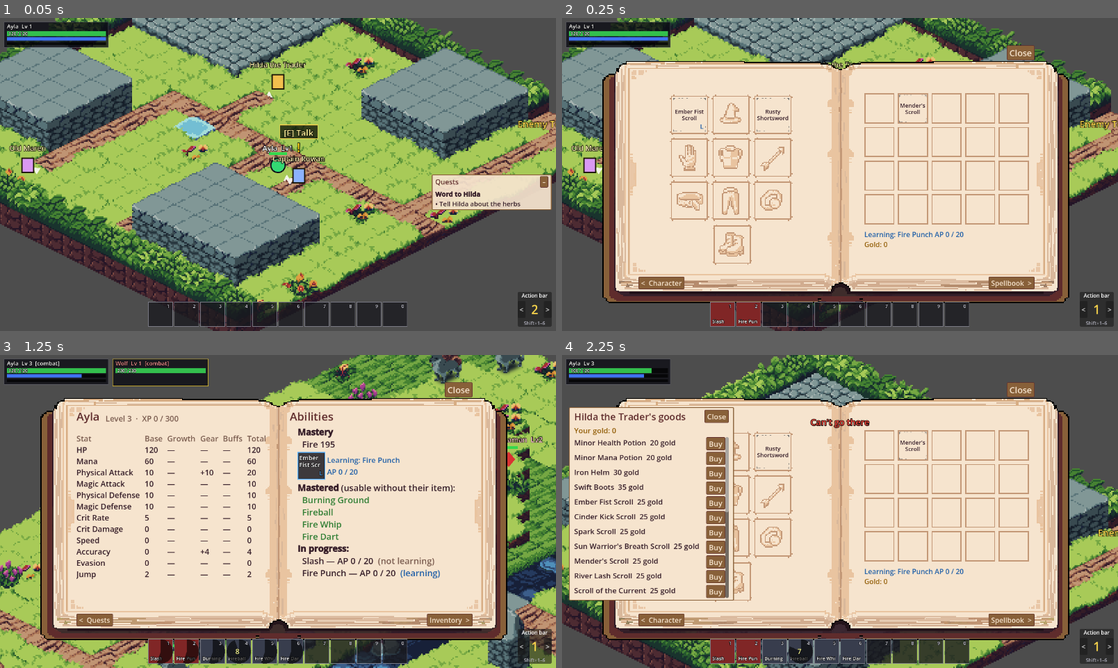
Above: before the commit, frames 1-4 (two rows, left to right).
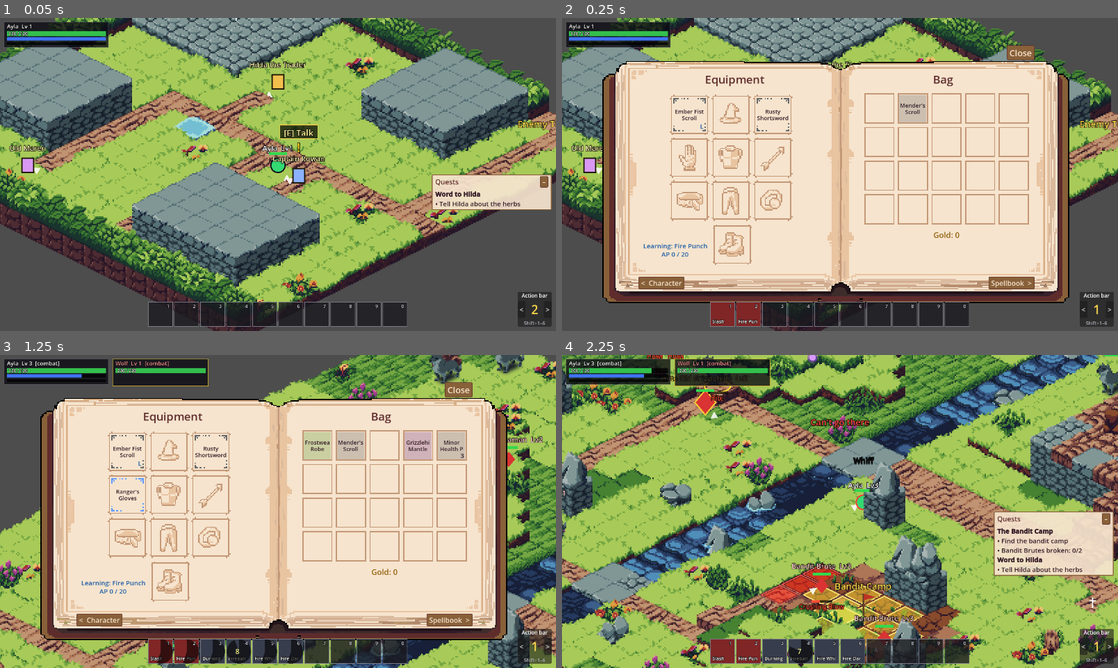
Above: after the commit, the same moments.

Repository: victorduvergermacarons-lang/Final-Wars
Game: Godot game, scene res://tests/visual/shots.tscn
Same seed, same stepped clock (60 frames per second), same inputs: the game is played once before the commit and once after it. This scene is started directly instead of the project's main scene.
Inputs (mouse positions are in pixels of both pictures, inside the frame that each line leads up to):
- Up to frame 1 (0.05 s): no input
- Up to frame 2 (0.25 s): no input
- Up to frame 3 (1.25 s): tap Enter at 0.5 s; drag from (55, 370) to (333, 442) at 0.52 s
- Up to frame 4 (2.25 s): drag from (873, 464) to (812, 574) at 1.27 s; move the mouse to (723, 373) at 2.02 s; hold D (move_right) from 2.03 s (still down); hold R (release) from 2.03 s (still down); click (723, 373) at 2.17 s

Frame 1 is identical in both runs. In frame 2, 1.0% of the frame differs, in the area x 14-73%, y 18-77%; in frame 3, 9.3%; in frame 4, 92%, in the area x 0-100%, y 0-100%.

Commit message:
Inventory page: titles back, learning text and gold placed, bag tints
User request (slot mapping confirmed).

- "Equipment" and "Bag" head the pages again.
- The learning text sits left of the boots; gold is centred under the
  bag.
- Equipment slots show the full drawn rarity border; bag slots are
  tinted with the rarity's colour instead of a squeezed border.
- Screenshot test: an inventory with every rarity (one worn).

Co-Authored-By: Claude Opus 5.5 <noreply@anthropic.com>

Diff:
--- a/tests/visual/shots.gd
+++ b/tests/visual/shots.gd
@@ -152,6 +152,11 @@
 	# the learning slot, the character sheet, the spellbook.
 	hud.inventory_window.visible = true
 	await _shot("9_learning_slot")
+	# Every rarity: Uncommon, Rare and Epic in the bag (tinted), one worn (its border).
+	for id in [&"frostweave_robe", &"rangers_gloves", &"grizzlehide_mantle", &"minor_health_potion"]:
+		hero.bag.add(cd.items[id], 3 if id == &"minor_health_potion" else 1)
+	hero.equip_from_bag(hero.bag.index_of(cd.items[&"rangers_gloves"]))
+	await _shot("9a_inventory_rarities")
 	hud._character.visible = true
 	await _shot("9b_character_sheet")
 	hud._spellbook.visible = true
--- a/ui/hud/inventory_window.gd
+++ b/ui/hud/inventory_window.gd
@@ -3,8 +3,9 @@
 ## Inventory (B), drawn by hand on the menu book (Layer 4 of
 ## art/menu_book.aseprite: assets/ui/inventory_page.png): the learning slot and
 ## the nine equipment slots on the left page, the bag on the right. Each slot
-## sits on its frame in the art, in art pixels (measured on the art); the learning
-## text and your gold go under the bag.
+## sits on its frame in the art, in art pixels (measured on the art). The titles
+## head the pages; the learning text sits beside the boots, your gold under the
+## bag.
 
 const BAG_COLUMNS := 5
 const PAGE_ART := preload("res://assets/ui/inventory_page.png")
@@ -21,16 +22,17 @@
 const BAG_FRAME := Vector2(26, 26)
 const BAG_AT := Vector2(261, 65)
 const BAG_STEP := 29.0
-## Under the bag on the right page: what is being learned, and gold.
-const INFO_AT := Rect2(261, 182, 142, 38)
+## Beside the boots on the left page: what is being learned. Under the bag on the
+## right page: gold.
+const LEARNING_TEXT_AT := Rect2(68, 180, 60, 40)
+const GOLD_AT := Rect2(261, 182, 142, 14)
 
 var hud: Hud
 var _confirm: ConfirmationDialog
 var _pending_destroy := -1
 var _gold: Label
 var _learning: Label
-var _info: VBoxContainer
-## [ItemSlotView, art rect] for every slot on the page.
+## [Control, art rect] for everything placed on the drawn page.
 var _placed: Array = []
 
 
@@ -38,42 +40,50 @@
 	super()
 	hud = p_hud
 	page_art = PAGE_ART
-	_place_slot(ItemSlotView.new(hud, ItemSlotView.Kind.LEARNING, 0), Rect2(LEARNING_AT, EQUIP_FRAME))
+	for page in [left, right]:
+		var heading := BookSpread.title("Equipment" if page == left else "Bag")
+		heading.horizontal_alignment = HORIZONTAL_ALIGNMENT_CENTER
+		page.add_child(heading)
+	_on_page(ItemSlotView.new(hud, ItemSlotView.Kind.LEARNING, 0), Rect2(LEARNING_AT, EQUIP_FRAME))
 	for slot in EQUIP_AT:
-		_place_slot(ItemSlotView.new(hud, ItemSlotView.Kind.EQUIP, slot), Rect2(EQUIP_AT[slot], EQUIP_FRAME))
+		_on_page(ItemSlotView.new(hud, ItemSlotView.Kind.EQUIP, slot), Rect2(EQUIP_AT[slot], EQUIP_FRAME))
 	for i in Bag.DEFAULT_SIZE:
 		var at := BAG_AT + Vector2(i % BAG_COLUMNS, i / BAG_COLUMNS) * BAG_STEP
-		_place_slot(ItemSlotView.new(hud, ItemSlotView.Kind.BAG, i), Rect2(at, BAG_FRAME))
-	_info = VBoxContainer.new()
-	_info.add_theme_constant_override("separation", 0)
-	add_child(_info)
+		_on_page(ItemSlotView.new(hud, ItemSlotView.Kind.BAG, i), Rect2(at, BAG_FRAME))
 	_learning = Label.new()
 	_learning.autowrap_mode = TextServer.AUTOWRAP_WORD_SMART
-	_learning.add_theme_font_size_override("font_size", 16)
+	_learning.horizontal_alignment = HORIZONTAL_ALIGNMENT_CENTER
+	_learning.vertical_alignment = VERTICAL_ALIGNMENT_CENTER
+	_learning.add_theme_font_size_override("font_size", 15)
+	_learning.add_theme_constant_override("line_spacing", -3)
 	_learning.add_theme_color_override("font_color", Color(UiPalette.BLUE))
-	_info.add_child(_learning)
+	_on_page(_learning, LEARNING_TEXT_AT)
 	_gold = Label.new()
-	_gold.add_theme_font_size_override("font_size", 16)
+	_gold.horizontal_alignment = HORIZONTAL_ALIGNMENT_CENTER
+	_gold.add_theme_font_size_override("font_size", 18)
 	_gold.add_theme_color_override("font_color", Color(UiPalette.GOLD))
-	_info.add_child(_gold)
+	_on_page(_gold, GOLD_AT)
 	_confirm = ConfirmationDialog.new()
 	_confirm.confirmed.connect(_on_destroy_confirmed)
 	add_child(_confirm)
 
 
-func _place_slot(view: ItemSlotView, art_rect: Rect2) -> void:
-	view.on_page = true
-	add_child(view)
-	_placed.append([view, art_rect])
+## Puts `c` on the drawn page at `art_rect` (book pixels); slots are drawn the
+## page's way (ItemSlotView.on_page).
+func _on_page(c: Control, art_rect: Rect2) -> void:
+	if c is ItemSlotView:
+		c.on_page = true
+	add_child(c)
+	_placed.append([c, art_rect])
 
 
-## Slots go on their frames in the art; this control is the spread, laid out at
-## the book's 1080p size (BookView.REF_ART_SCALE units per art pixel).
+## The titles head the pages; slots go on their frames in the art. This control
+## is the spread, laid out at the book's 1080p size (BookView.REF_ART_SCALE units
+## per art pixel).
 func lay_out(left_rect: Rect2, right_rect: Rect2) -> void:
 	super.lay_out(left_rect, right_rect)
 	for p in _placed:
 		_put(p[0], p[1])
-	_put(_info, INFO_AT)
 
 
 static func _put(c: Control, art_rect: Rect2) -> void:
@@ -102,4 +112,4 @@
 	var hero: Hero = hud.session.local_hero()
 	if visible and hero != null:
 		_gold.text = "Gold: %d" % hero.gold
-		_learning.text = LearningRow.text_for(hero).replace("\n", " ")
+		_learning.text = LearningRow.text_for(hero)
--- a/ui/hud/item_slot_view.gd
+++ b/ui/hud/item_slot_view.gd
@@ -21,7 +21,10 @@
 	preload("res://assets/ui/rarity/common.png"), preload("res://assets/ui/rarity/uncommon.png"),
 	preload("res://assets/ui/rarity/rare.png"), preload("res://assets/ui/rarity/epic.png"),
 ]
-static var _rarity_styles := {}
+## A bag slot with an item is tinted with its rarity's colour (the borders' colours),
+## this much over the paper.
+const RARITY_TINTS: Array[Color] = [Color("696a6a"), Color("629e39"), Color("639bff"), Color("76428a")]
+const BAG_TINT := 0.3
 
 var hud: Hud
 var kind: Kind
@@ -103,25 +106,25 @@
 
 ## A slot drawn on the inventory page art (assets/ui/inventory_page.png): the
 ## frame and the empty-slot picture are in the art, so an empty slot draws
-## nothing. With an item: paper over the picture, the item's rarity border (the
-## art's 28×29 frames, centred; squeezed to fit a smaller bag slot), and its name
-## in ink, until items have icons.
+## nothing. With an item: an equipment slot covers its picture with paper and
+## shows the item's full rarity border (the art's 28×29 frames, centred as
+## drawn); a bag slot is tinted with the rarity's colour. Then the item's name in
+## ink, until items have icons.
 func _draw_on_page() -> void:
 	var it := item()
 	if it == null:
 		return
 	var px := BookView.REF_ART_SCALE # UI units per art pixel on the page
 	var rect := Rect2(Vector2.ZERO, size)
-	# Inside the frame line: equipment frames draw it 1 art pixel in (their corner
-	# dots stick out), bag frames on the edge.
-	var line_in := 1.0 if kind == Kind.BAG else 2.0
-	draw_rect(rect.grow(-line_in * px), UiPalette.PAPER)
-	var border := RARITY_BORDERS[it.rarity]
-	var border_size := Vector2(border.get_size()) * px
-	var box := Rect2(((size - border_size) * 0.5).round(), border_size.round())
-	if border_size.x > size.x - 2.0 * px:
-		box = rect.grow(-px) # a bag slot: smaller than the border
-	_rarity_style(it.rarity).draw(get_canvas_item(), box)
+	if kind == Kind.BAG:
+		# The frame line is on the edge of a bag frame.
+		draw_rect(rect.grow(-px), UiPalette.PAPER.lerp(RARITY_TINTS[it.rarity], BAG_TINT))
+	else:
+		# Equipment frames draw their line 1 art pixel in (their corner dots stick out).
+		draw_rect(rect.grow(-2.0 * px), UiPalette.PAPER)
+		var border := RARITY_BORDERS[it.rarity]
+		var border_size := Vector2(border.get_size()) * px
+		draw_texture_rect(border, Rect2(((size - border_size) * 0.5).round(), border_size.round()), false)
 	var ink := UiPalette.INK
 	_lines(it.display_name, size.y * 0.5 - 2, PAGE_NAME_SIZE, ink, false)
 	if kind == Kind.BAG:
@@ -137,18 +140,6 @@
 			var hero: Hero = hud.session.local_hero()
 			var frac := float(hero.ap.get(ability.id, 0)) / maxf(ability.ap_to_master, 1.0)
 			draw_rect(Rect2(5.0 * px, size.y - 4.0 * px - 3, (size.x - 10.0 * px) * frac, 3), blue)
-
-
-## The rarity border as a nine-patch (corners kept, edges stretched), so it also
-## fits the smaller bag slots.
-static func _rarity_style(rarity: int) -> StyleBoxTexture:
-	if not _rarity_styles.has(rarity):
-		var s := StyleBoxTexture.new()
-		s.texture = RARITY_BORDERS[rarity]
-		s.set_texture_margin_all(5)
-		s.draw_center = false
-		_rarity_styles[rarity] = s
-	return _rarity_styles[rarity]
 
 
 func _make_custom_tooltip(_for_text: String) -> Object:
Not shown, changed: CLAUDE.md
